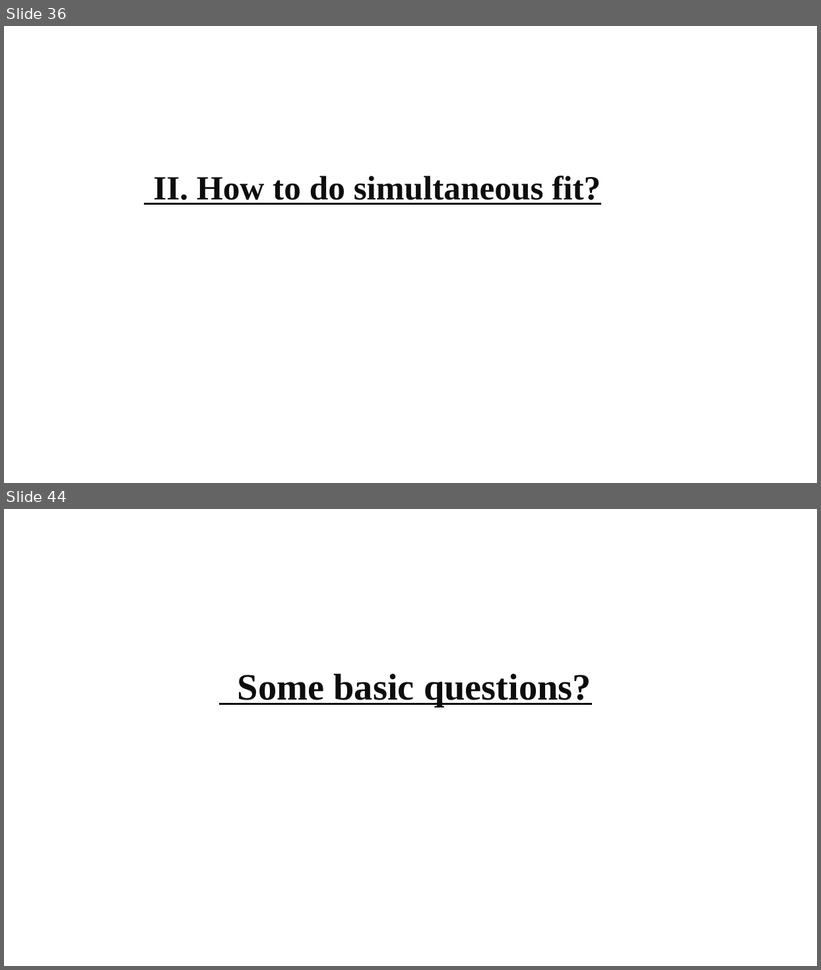
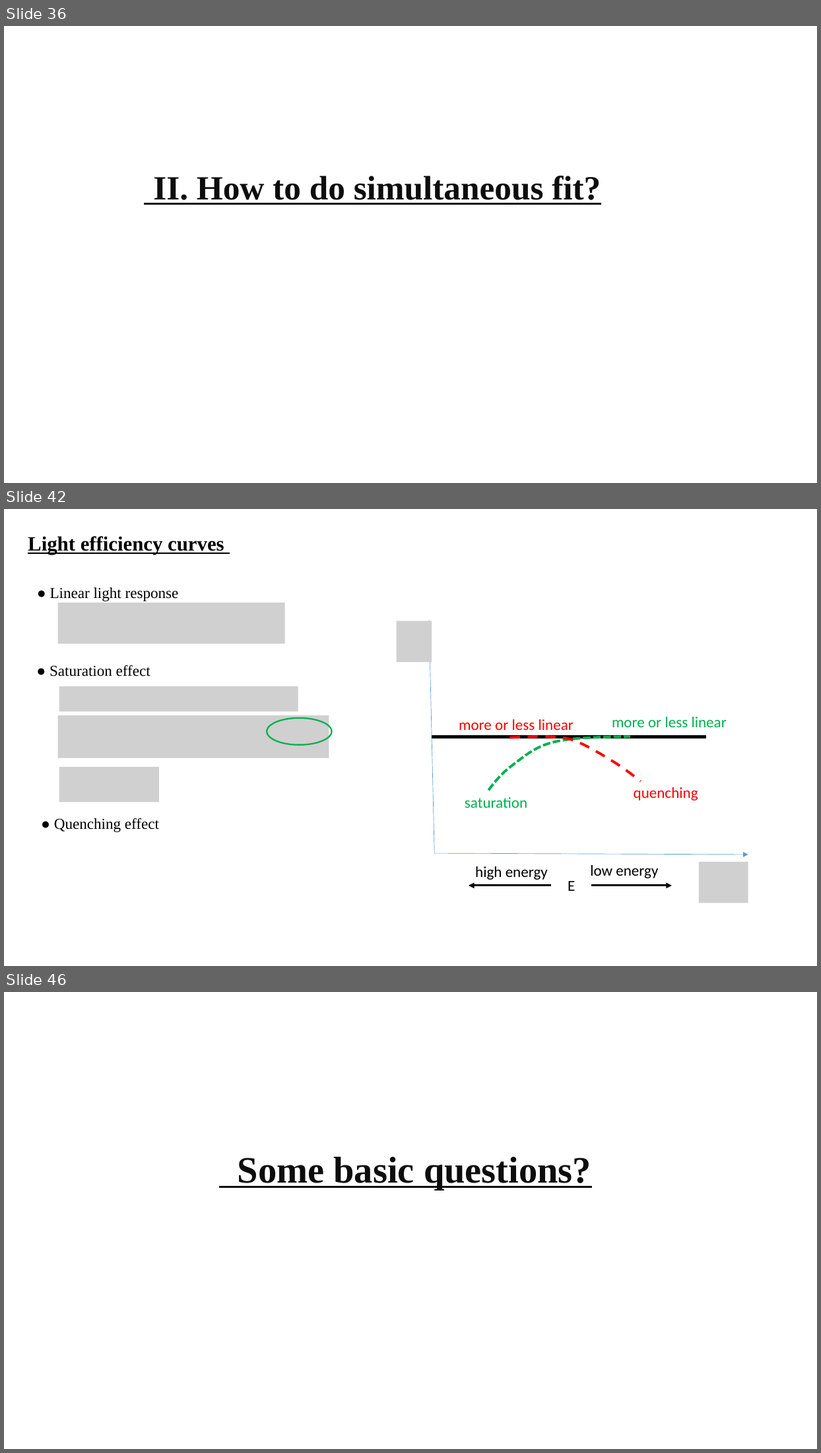
Before and after one commit to gfh16/StudyNotes, a slide deck: 2018Oct-Tutorial_HiRACsICalibrations.pptx. Shown one above the other, each under a label of ours: slides 36 and 44 before the commit, slides 36, 42 and 46 after it; the slides between them are not shown. The pictures are 821x970 and 821x1453 pixels, drawn with LibreOffice and Linux fonts; fonts in the diff are those of the drawing; grey boxes stand for pictures. Boxes give left, top, right and bottom in pixels: in the first picture for what was removed or moved away, otherwise in the second. Text is boxed around its words. In the diff, an @@ line names an element or a change of style, - is before the commit and + after.

```diff
--- a/2018Oct-Tutorial_HiRACsICalibrations.pptx
+++ b/2018Oct-Tutorial_HiRACsICalibrations.pptx
@@ slide 42 added at box(4, 509, 817, 966), background #FFFFFF @@
@@ text added at box(28, 536, 224, 555), 24 pt, text #000000, bold, underline @@
+Light efficiency curves
@@ text added at box(50, 588, 179, 601), 18 pt, text #000000 @@
+● Linear light response
@@ picture added at box(57, 603, 284, 644) @@
@@ picture added at box(397, 621, 432, 663) @@
@@ arrow added from (435, 854) to (429, 620), #5B9BD5 0.5 pt @@
@@ text added at box(50, 665, 151, 677), 18 pt, text #000000 @@
+● Saturation effect
@@ picture added at box(59, 687, 298, 712) @@
@@ picture added at box(57, 716, 329, 758) @@
@@ ellipse added at box(267, 718, 331, 745), outline #00B050 1.75 pt @@
@@ text added at box(459, 720, 574, 730), 18 pt, text #FF0000 @@
+more or less linear
@@ text added at box(612, 717, 727, 727), 18 pt, text #00B050 @@
+more or less linear
@@ line added from (432, 737) to (707, 737), #000000 3.5 pt @@
@@ freeform shape added at box(489, 737, 631, 791), outline #00B050 3 pt dashed @@
@@ freeform shape added at box(510, 737, 641, 782), outline #FF0000 3 pt dashed @@
@@ picture added at box(59, 767, 160, 802) @@
@@ text added at box(465, 797, 527, 808), 18 pt, text #00B050 @@
+saturation
@@ text added at box(634, 788, 698, 801), 18 pt, text #FF0000 @@
+quenching
@@ text added at box(54, 818, 159, 832), 18 pt, text #000000 @@
+● Quenching effect
@@ arrow added from (435, 854) to (748, 855), #5B9BD5 0.5 pt @@
@@ picture added at box(699, 862, 748, 904) @@
@@ text added at box(475, 867, 548, 880), 18 pt, text #000000 @@
+high energy
@@ text added at box(568, 881, 575, 891), 18 pt, text #000000 @@
+E
@@ text added at box(590, 865, 658, 879), 18 pt, text #000000 @@
+low energy
@@ arrow added from (552, 886) to (469, 886), #000000 2.25 pt @@
@@ arrow added from (592, 886) to (672, 886), #000000 2.25 pt @@
@@ what was slide 44 is now slide 46 @@
```
Also in this commit, not shown: 2 slides changed, 5 other slides added, 4 slides removed, 1 other file.
